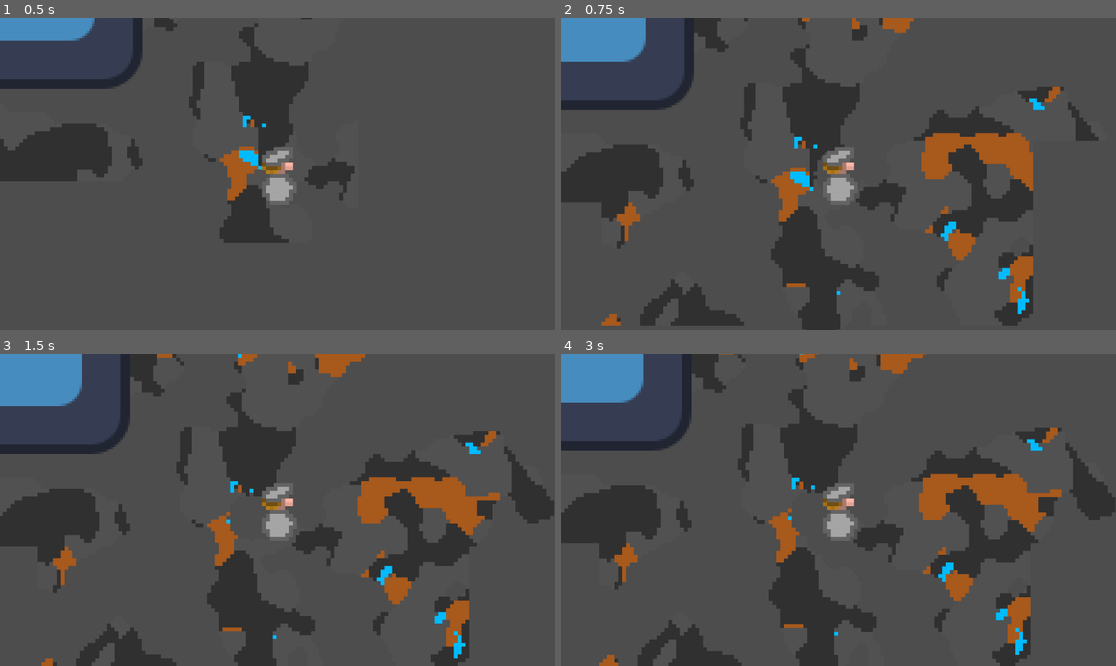
Above: before the commit, frames 1-4 (two rows, left to right).
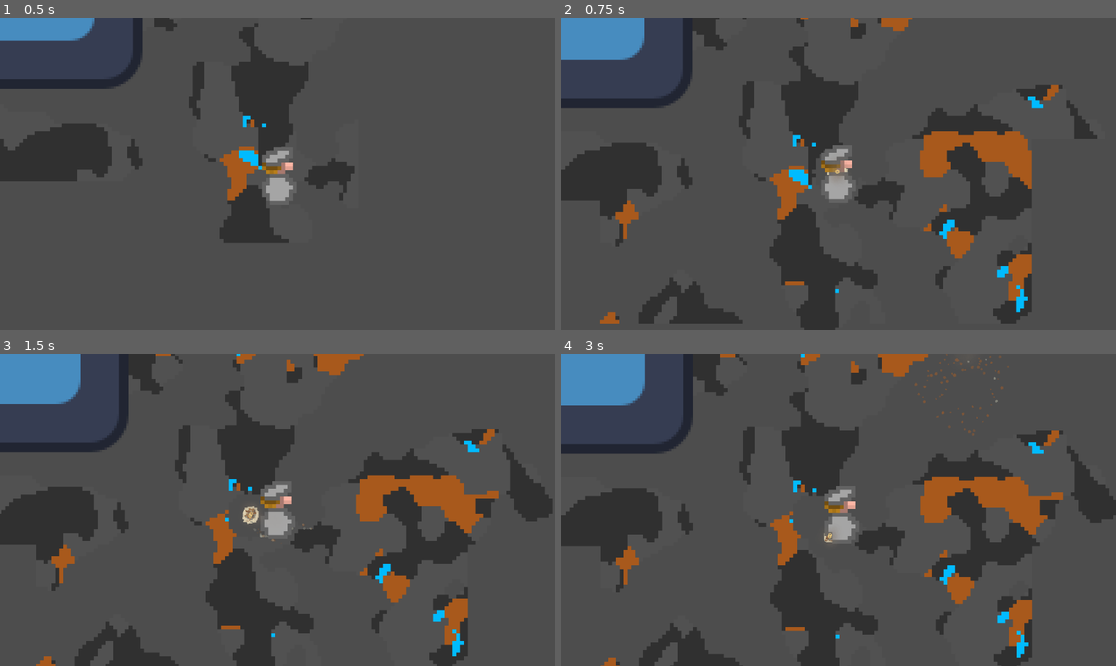
Above: after the commit, the same moments.

Repository: juusoHaaja/raketinheitin
Game: Godot game, scene res://function/world/main.tscn
Same seed, same stepped clock (60 frames per second), same inputs: the game is played once before the commit and once after it. The engine's default icon, where the game draws it, is replaced by a stand-in: a white triangle on a blue panel in a dark square.
Inputs (mouse positions are in pixels of both pictures, inside the frame that each line leads up to):
- Up to frame 1 (0.5 s): no input
- Up to frame 2 (0.75 s): move the mouse to (960, 158) at 0.52 s; hold D (right) from 0.53 s (still down); click (960, 158) at 0.67 s
- Up to frame 3 (1.5 s): move the mouse to (166, 525) at 1.27 s; release D (right) at 1.28 s; hold S (down) from 1.28 s (still down); click (166, 525) at 1.42 s
- Up to frame 4 (3 s): move the mouse to (894, 441) at 2.02 s; release S (down) at 2.03 s; hold D (right) 2.03-2.78 s; click (894, 441) at 2.17 s; move the mouse to (810, 572) at 2.77 s; hold W (up) from 2.78 s (still down); click (810, 572) at 2.92 s

Frame 1 is identical in both runs. In frame 2, 4.8% of the frame differs, in the area x 0-97%, y 0-100%; in frame 3, 5.1%; in frame 4, 6.3%, in the area x 0-100%, y 0-100%.

Commit message:
particle effects

Diff:
--- /dev/null
+++ b/function/effects/debris_particle.gd
@@ -0,0 +1,79 @@
+# effects/debris_particle.gd
+extends RigidBody2D
+class_name DebrisParticle
+
+var color: Color = Color.WHITE
+var size: float = 3.0
+var lifetime: float = 1.0
+var time: float = 0.0
+var rotation_speed: float = 0.0
+
+# Cache random shape offsets for irregular polygon
+var _shape_offsets: PackedFloat32Array
+var _collision_shape: CollisionShape2D
+
+func _ready():
+    # Physics settings
+    gravity_scale = 1.0
+    linear_damp = 0.5
+    angular_damp = 0.5
+    physics_material_override = _create_physics_material()
+
+    # Collision setup
+    collision_layer = 4  # Debris layer (layer 3, 0-indexed as bit 4)
+    collision_mask = 1   # Collide with terrain (layer 1)
+
+    # Create collision shape
+    _collision_shape = CollisionShape2D.new()
+    var circle := CircleShape2D.new()
+    circle.radius = size * 0.5
+    _collision_shape.shape = circle
+    add_child(_collision_shape)
+
+    # Pre-generate random shape for drawing
+    _shape_offsets.resize(5)
+    for i in 5:
+        _shape_offsets[i] = randf_range(0.7, 1.0)
+
+    # Apply initial angular velocity
+    angular_velocity = rotation_speed
+
+func _create_physics_material() -> PhysicsMaterial:
+    var mat := PhysicsMaterial.new()
+    mat.bounce = 0.3
+    mat.friction = 0.8
+    return mat
+
+func _process(delta: float):
+    time += delta
+
+    if time >= lifetime:
+        queue_free()
+        return
+
+    var progress := time / lifetime
+
+    # Fade out
+    modulate.a = 1.0 - progress
+
+    # Slow down physics near end of life
+    if progress > 0.7:
+        linear_damp = 5.0
+        angular_damp = 5.0
+
+    queue_redraw()
+
+func _draw():
+    var points := PackedVector2Array()
+    var s := size * (1.0 - time / lifetime * 0.3)
+
+    for i in 5:
+        var angle := i * TAU / 5
+        var r := s * _shape_offsets[i]
+        points.append(Vector2.from_angle(angle) * r)
+
+    draw_colored_polygon(points, color)
+
+# Call this instead of setting velocity directly
+func apply_explosion_force(direction: Vector2, force: float) -> void:
+    apply_central_impulse(direction * force)
--- /dev/null
+++ b/function/effects/debris_particle_material.tscn
@@ -0,0 +1,7 @@
+[gd_scene format=3 uid="uid://j4dyf70m4cdn"]
+
+[ext_resource type="Texture2D" uid="uid://6ii76g611t6d" path="res://icon.svg" id="1_p8n6h"]
+
+[node name="DebrisParticleMaterial" type="GPUParticles2D" unique_id=590740683]
+sub_emitter = NodePath(".")
+texture = ExtResource("1_p8n6h")
--- /dev/null
+++ b/function/effects/destruction_manager.gd
@@ -0,0 +1,237 @@
+# effects/destruction_manager.gd
+extends Node
+class_name DestructionManager
+
+static var instance: DestructionManager
+
+# Debris settings
+const MAX_ACTIVE_DEBRIS := 300
+const DEBRIS_PER_TILE := 2
+const MAX_DEBRIS_PER_EXPLOSION := 40
+
+# Active debris tracking
+var _active_debris: Array[Node2D] = []
+
+# Screen shake
+var _camera: Camera2D
+var _shake_intensity: float = 0.0
+var _shake_duration: float = 0.0
+var _shake_timer: float = 0.0
+var _original_offset: Vector2
+
+func _enter_tree() -> void:
+    instance = self
+
+func _ready() -> void:
+    await get_tree().process_frame
+    _find_camera()
+
+func _find_camera() -> void:
+    _camera = get_viewport().get_camera_2d()
+    if _camera:
+        _original_offset = _camera.offset
+
+func _process(delta: float) -> void:
+    _update_shake(delta)
+    _cleanup_debris()
+
+# ============================================
+# PUBLIC API
+# ============================================
+
+func create_explosion(global_pos: Vector2, destroyed_tiles: Array[Dictionary], explosion_radius: float) -> void:
+    var tile_count := destroyed_tiles.size()
+    var intensity := clampf(tile_count / 20.0, 0.3, 1.5)
+
+    shake_camera(0.15 + intensity * 0.1, 3.0 + intensity * 4.0)
+    _spawn_explosion_flash(global_pos, explosion_radius)
+    _spawn_shockwave(global_pos, explosion_radius)
+    _spawn_debris(global_pos, destroyed_tiles, explosion_radius)
+    _spawn_dust_cloud(global_pos, explosion_radius, tile_count)
+
+func shake_camera(duration: float, intensity: float) -> void:
+    if duration > _shake_duration - _shake_timer:
+        _shake_duration = duration
+        _shake_timer = 0.0
+    _shake_intensity = maxf(_shake_intensity, intensity)
+
+# ============================================
+# SCREEN SHAKE
+# ============================================
+
+func _update_shake(delta: float) -> void:
+    if _camera == null or _shake_duration <= 0:
+        return
+
+    _shake_timer += delta
+
+    if _shake_timer >= _shake_duration:
+        _camera.offset = _original_offset
+        _shake_intensity = 0.0
+        _shake_duration = 0.0
+        return
+
+    var progress := _shake_timer / _shake_duration
+    var current_intensity := _shake_intensity * (1.0 - progress)
+
+    var offset := Vector2(
+        randf_range(-1, 1) * current_intensity,
+        randf_range(-1, 1) * current_intensity
+    )
+    _camera.offset = _original_offset + offset
+
+# ============================================
+# EXPLOSION FLASH
+# ============================================
+
+func _spawn_explosion_flash(pos: Vector2, radius: float) -> void:
+    # Spawn square chunks that fly out and fade
+    var chunk_count := 8
+
+    for i in chunk_count:
+        var chunk := ColorRect.new()
+        chunk.size = Vector2(radius * 0.3, radius * 0.3)
+        chunk.position = pos - chunk.size / 2
+        chunk.color = Color(1, 0.95, 0.8)
+        chunk.pivot_offset = chunk.size / 2
+        add_child(chunk)
+
+        var angle := i * TAU / chunk_count
+        var target_pos := pos + Vector2.from_angle(angle) * radius * 0.8
+
+        var tween := create_tween()
+        tween.set_parallel(true)
+        tween.tween_property(chunk, "position", target_pos - chunk.size / 2, 0.15).set_ease(Tween.EASE_OUT)
+        tween.tween_property(chunk, "modulate:a", 0.0, 0.2)
+        tween.tween_property(chunk, "rotation", randf_range(-1, 1), 0.2)
+        tween.set_parallel(false)
+        tween.tween_callback(chunk.queue_free)
+
+func _create_gradient_texture(size: int, center_color: Color, edge_color: Color) -> GradientTexture2D:
+    var tex := GradientTexture2D.new()
+    tex.width = size
+    tex.height = size
+    tex.fill = GradientTexture2D.FILL_RADIAL
+    tex.fill_from = Vector2(0.5, 0.5)
+    tex.fill_to = Vector2(1.0, 0.5)
+
+    var gradient := Gradient.new()
+    gradient.set_color(0, center_color)
+    gradient.set_color(1, edge_color)
+    tex.gradient = gradient
+
+    return tex
+
+# ============================================
+# SHOCKWAVE RING
+# ============================================
+
+func _spawn_shockwave(pos: Vector2, radius: float) -> void:
+    var ring := PixelShockwave.new()
+    ring.global_position = pos
+    ring.radius = 4.0
+    ring.thickness = 2.0
+    ring.color = Color(1.0, 0.85, 0.5, 0.9)
+    add_child(ring)
+
+    var target_radius := radius * 1.2
+
+    var tween := create_tween()
+    tween.set_parallel(true)
+    tween.tween_property(ring, "radius", target_radius, 0.12).set_ease(Tween.EASE_OUT).set_trans(Tween.TRANS_QUAD)
+    tween.tween_property(ring, "thickness", 1.0, 0.12)
+    tween.tween_property(ring, "modulate:a", 0.0, 0.15).set_ease(Tween.EASE_IN)
+    tween.set_parallel(false)
+    tween.tween_callback(ring.queue_free)
+
+# ============================================
+# DEBRIS PARTICLES
+# ============================================
+
+func _spawn_debris(pos: Vector2, destroyed_tiles: Array[Dictionary], radius: float) -> void:
+    if destroyed_tiles.is_empty():
+        return
+
+    var debris_count := mini(destroyed_tiles.size() * DEBRIS_PER_TILE, MAX_DEBRIS_PER_EXPLOSION)
+
+    # Clean invalid references first
+    var valid_debris: Array[Node2D] = []
+    for d in _active_debris:
+        if is_instance_valid(d):
+            valid_debris.append(d)
+    _active_debris = valid_debris
+
+    # Trim excess if needed
+    while _active_debris.size() + debris_count > MAX_ACTIVE_DEBRIS and _active_debris.size() > 0:
+        var old: Node2D = _active_debris.pop_front()
+        if is_instance_valid(old):
+            old.queue_free()
+
+    # Spawn new debris
+    for i in debris_count:
+        var tile_data: Dictionary = destroyed_tiles[i % destroyed_tiles.size()]
+        var debris := DebrisParticle.new()
+
+        # Random offset from center
+        var offset := Vector2(randf_range(-8, 8), randf_range(-8, 8))
+        debris.global_position = pos + offset
+
+        # Random properties
+        debris.color = _get_material_color(tile_data.get("material", 1))
+        debris.size = randf_range(2.0, 5.0)
+        debris.lifetime = randf_range(0.8, 1.5)
+        debris.rotation_speed = randf_range(-15, 15)
+
+        # Must add to tree before applying physics
+        add_child(debris)
+
+        # Apply outward explosion force
+        var angle := randf() * TAU
+        var force := randf_range(150, 400) * (radius / 64.0)
+        var direction := Vector2.from_angle(angle) + Vector2(0, -0.5)  # Bias upward
+        debris.apply_explosion_force(direction.normalized(), force)
+
+        _active_debris.append(debris)
+
+func _get_material_color(material_id: int) -> Color:
+    match material_id:
+        1: return Color(0.4, 0.35, 0.3)
+        2: return Color(0.55, 0.35, 0.2)
+        3: return Color(0.6, 0.6, 0.55)
+        4: return Color(0.3, 0.25, 0.2)
+        5: return Color(0.7, 0.5, 0.3)
+        _: return Color(0.5, 0.45, 0.4)
+
+# ============================================
+# DUST CLOUD
+# ============================================
+
+func _spawn_dust_cloud(pos: Vector2, radius: float, tile_count: int) -> void:
+    var particle_count := clampi(tile_count / 3, 5, 20)
+
+    for i in particle_count:
+        var dust := DustParticle.new()
+
+        var offset := Vector2.from_angle(randf() * TAU) * randf() * radius * 0.5
+        dust.global_position = pos + offset
+
+        var angle := offset.angle() if offset.length() > 0 else randf() * TAU
+        dust.velocity = Vector2.from_angle(angle) * randf_range(10, 40) + Vector2(0, randf_range(-30, -10))
+        dust.size = randf_range(8, 20)
+        dust.lifetime = randf_range(0.6, 1.2)
+
+        var brightness := randf_range(0.4, 0.6)
+        dust.color = Color(brightness, brightness * 0.9, brightness * 0.8, 0.4)
+
+        add_child(dust)
+
+# ============================================
+# CLEANUP
+# ============================================
+
+func _cleanup_debris() -> void:
+    var valid_debris: Array[Node2D] = []
+    for d in _active_debris:
+        if is_instance_valid(d):
+            valid_debris.append(d)
+    _active_debris = valid_debris
--- /dev/null
+++ b/function/effects/dust_particle.gd
@@ -0,0 +1,37 @@
+# effects/dust_particle.gd
+extends Node2D
+class_name DustParticle
+
+var velocity: Vector2 = Vector2.ZERO
+var size: float = 10.0
+var lifetime: float = 1.0
+var time: float = 0.0
+var color: Color = Color(0.5, 0.5, 0.5, 0.4)
+var original_size: float = 10.0
+
+func _ready():
+    original_size = size
+    z_index = 10
+
+func _process(delta: float):
+    time += delta
+    if time >= lifetime:
+        queue_free()
+        return
+
+    var progress := time / lifetime
+
+    velocity *= 0.95
+    position += velocity * delta
+
+    size = original_size * (1.0 + progress * 1.5)
+    modulate.a = color.a * (1.0 - progress * progress)
+
+    queue_redraw()
+
+func _draw():
+    var alpha := modulate.a
+    for i in range(3, 0, -1):
+        var layer_size := size * (float(i) / 3.0)
+        var layer_alpha := alpha * (1.0 - float(i) / 4.0)
+        draw_circle(Vector2.ZERO, layer_size, Color(color.r, color.g, color.b, layer_alpha * 0.3))
--- /dev/null
+++ b/function/effects/pixel_flash.gd
@@ -0,0 +1,26 @@
+# effects/pixel_flash.gd
+extends Node2D
+class_name PixelFlash
+
+func _ready():
+    z_index = 100
+
+func _draw():
+    var radius: float = get_meta("radius", 32.0)
+    var color: Color = get_meta("color", Color.WHITE)
+
+    # Octagon shape (pixel-art friendly)
+    var points := PackedVector2Array()
+    for i in 8:
+        var angle := i * TAU / 8 + PI / 8
+        points.append(Vector2.from_angle(angle) * radius)
+
+    draw_colored_polygon(points, color)
+
+    # Inner highlight
+    var inner_points := PackedVector2Array()
+    for i in 8:
+        var angle := i * TAU / 8 + PI / 8
+        inner_points.append(Vector2.from_angle(angle) * radius * 0.5)
+
+    draw_colored_polygon(inner_points, Color(1, 1, 1, 0.8))
--- /dev/null
+++ b/function/effects/pixel_shockwave.gd
@@ -0,0 +1,26 @@
+# effects/pixel_shockwave.gd
+extends Node2D
+class_name PixelShockwave
+
+var radius: float = 8.0
+var thickness: float = 2.0
+var color: Color = Color(1.0, 0.85, 0.5)
+
+func _ready():
+    z_index = 99
+
+func _draw():
+    # Draw pixelated ring using rectangles
+    var segments := 8
+
+    for i in segments:
+        var angle := i * TAU / segments
+        var next_angle := (i + 1) * TAU / segments
+
+        var p1 := Vector2.from_angle(angle) * radius
+        var p2 := Vector2.from_angle(next_angle) * radius
+        var p3 := Vector2.from_angle(next_angle) * (radius - thickness)
+        var p4 := Vector2.from_angle(angle) * (radius - thickness)
+
+        var points := PackedVector2Array([p1, p2, p3, p4])
+        draw_colored_polygon(points, color)
--- /dev/null
+++ b/function/effects/shockwave_ring.gd
@@ -0,0 +1,7 @@
+# effects/shockwave_ring.gd
+extends Node2D
+class_name ShockwaveRing
+
+func _draw():
+    draw_arc(Vector2.ZERO, 10.0, 0, TAU, 32, Color(1, 0.8, 0.5, 1), 2.0, true)
+    draw_arc(Vector2.ZERO, 8.0, 0, TAU, 32, Color(1, 0.6, 0.3, 0.5), 1.0, true)
--- a/function/world/main.gd
+++ b/function/world/main.gd
@@ -8,7 +8,12 @@
 @onready var chunk_parent: ChunkParent = $ChunkParent
 
 func _ready():
-    circle_tool = CircleTool.new(6.0)
+    if DestructionManager.instance == null:
+        var dm = DestructionManager.new()
+        dm.name = "DestructionManager"
+        add_child(dm)
+
+        circle_tool = CircleTool.new(6.0)
 
 func _unhandled_input(event: InputEvent):
     if event is InputEventMouseButton and event.pressed:
--- a/function/world/projectiles/projectile.gd
+++ b/function/world/projectiles/projectile.gd
@@ -14,7 +14,7 @@
     global_position = start_pos
     velocity = direction.normalized() * speed
     circle_tool = p_circle_tool
-    connect("body_entered", body_enter)
+    body_entered.connect(_on_body_entered)
 
 func _physics_process(delta: float):
     position += velocity * delta
@@ -22,12 +22,47 @@
     time_alive += delta
     if time_alive >= lifetime:
         queue_free()
-        return "disable_mode"
 
 func explode():
     circle_tool.radius = explosion_radius
+
+    # Get destroyed tiles before applying
+    var center := ChunkParent.instance.snap_global_to_grid(global_position)
+    var destroyed := _collect_tiles_in_radius(center)
+
+    # Apply destruction to tilemap
     circle_tool.apply_global(global_position)
+
+    # Spawn all effects via DestructionManager
+    if DestructionManager.instance != null:
+        var tile_size: float = ChunkParent.instance.chunks[0].tile_set.tile_size.x
+        DestructionManager.instance.create_explosion(
+            global_position,
+            destroyed,
+            explosion_radius * tile_size
+        )
+
     queue_free()
 
-func body_enter(_body: Node2D):
+func _collect_tiles_in_radius(center: Vector2i) -> Array[Dictionary]:
+    var tiles: Array[Dictionary] = []
+    var radius_int := int(ceil(explosion_radius))
+    var radius_sq := explosion_radius * explosion_radius
+
+    for y in range(center.y - radius_int, center.y + radius_int + 1):
+        for x in range(center.x - radius_int, center.x + radius_int + 1):
+            var pos := Vector2i(x, y)
+            var dist_sq := Vector2(center).distance_squared_to(Vector2(pos))
+
+            if dist_sq <= radius_sq:
+                var tile := ChunkParent.instance.api_get_tile_pos(pos)
+                if tile != 0:
+                    tiles.append({
+                        "position": pos,
+                        "material": tile
+                    })
+
+    return tiles
+
+func _on_body_entered(_body: Node2D):
     explode()
--- a/function/world/tools/circle_tool.gd
+++ b/function/world/tools/circle_tool.gd
@@ -3,25 +3,49 @@
 extends TileTool
 
 var radius: float = 3.0
-var radius_squared: float = radius*radius
+var radius_squared: float = radius * radius
 
 func apply(center: Vector2i):
-    var radius_int = int(ceil(radius))
+    var radius_int := int(ceil(radius))
+    var destroyed_tiles: Array[Dictionary] = []
 
     for y in range(center.y - radius_int, center.y + radius_int + 1):
         for x in range(center.x - radius_int, center.x + radius_int + 1):
-            var pos = Vector2i(x, y)
+            var pos := Vector2i(x, y)
 
-            var distance = Vector2(center).distance_squared_to(Vector2(pos))
+            var distance := Vector2(center).distance_squared_to(Vector2(pos))
             if distance > radius_squared:
                 continue
 
+            # Track what we're destroying for particles
+            if material_index == 0:  # Only when destroying
+                var current_tile := ChunkParent.instance.api_get_tile_pos(pos)
+                if current_tile != 0:
+                    destroyed_tiles.append({
+                        "position": pos,
+                        "material": current_tile
+                    })
+
             set_tile(pos, material_index)
 
-func set_radius(r:float):
+    # Spawn particles if we destroyed tiles
+    if destroyed_tiles.size() > 0:
+        _spawn_destruction_particles(center, destroyed_tiles)
+
+func _spawn_destruction_particles(center: Vector2i, destroyed_tiles: Array[Dictionary]) -> void:
+    if DestructionManager.instance == null:
+        return
+
+    # Convert tile position to world position
+    var tile_size: float = ChunkParent.instance.chunks[0].tile_set.tile_size.x
+    var world_pos := Vector2(center) * tile_size + Vector2(tile_size / 2.0, tile_size / 2.0)
+
+    DestructionManager.instance.create_explosion(world_pos, destroyed_tiles, radius * tile_size)
+
+func set_radius(r: float):
     radius = r
-    radius_squared = r*r
+    radius_squared = r * r
 
-func _init(r: float) -> void:
+func _init(r: float = 3.0) -> void:
     set_radius(r)
     super._init()
Not shown, added: function/effects/debris_particle.gd.uid
Not shown, added: function/effects/destruction_manager.gd.uid
Not shown, added: function/effects/dust_particle.gd.uid
Not shown, added: function/effects/pixel_flash.gd.uid
Not shown, added: function/effects/pixel_shockwave.gd.uid
Not shown, added: function/effects/shockwave_ring.gd.uid
Not shown, added: function/world/main.tscn10094350713.tmp
Not shown, added: function/world/main.tscn10098805550.tmp
Not shown, added: function/world/main.tscn8754109342.tmp
Not shown, added: function/world/main.tscn9878847361.tmp
